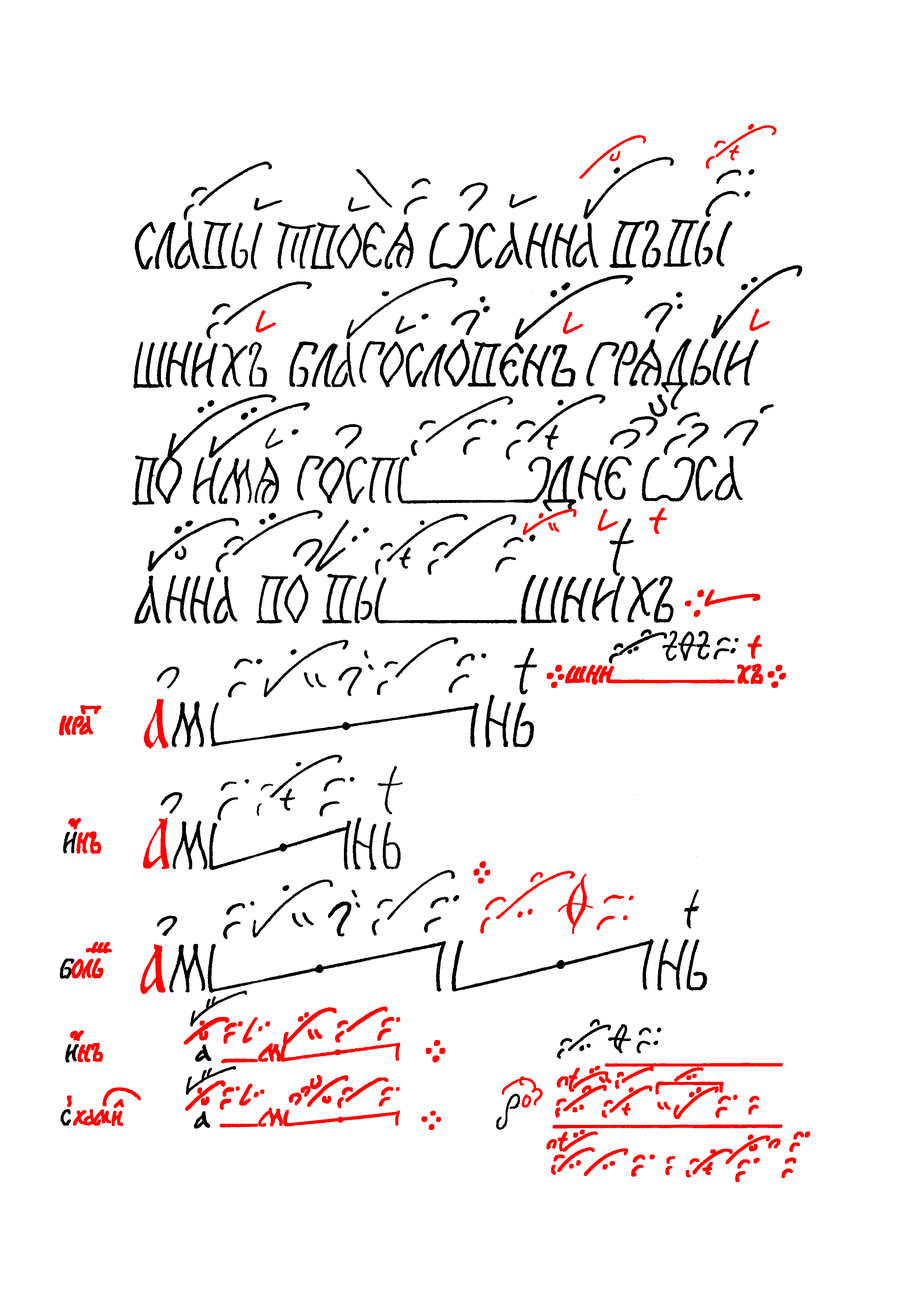
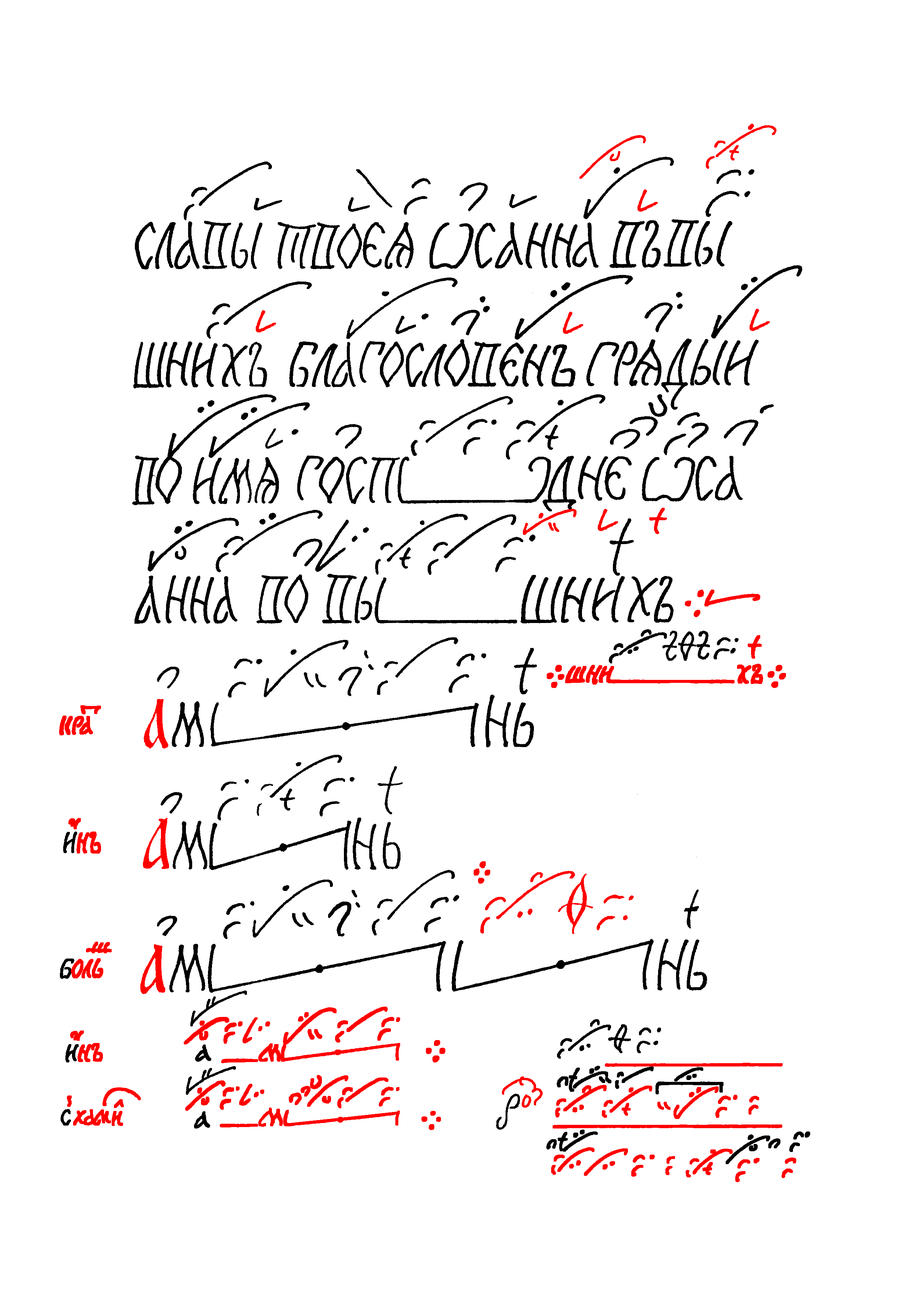
Layer changes from the first w=923, h=1304 image to the second:
painted on "Червила" over [546, 189, 810, 1165]
painted on "Чернила" over [546, 1066, 810, 1165]
